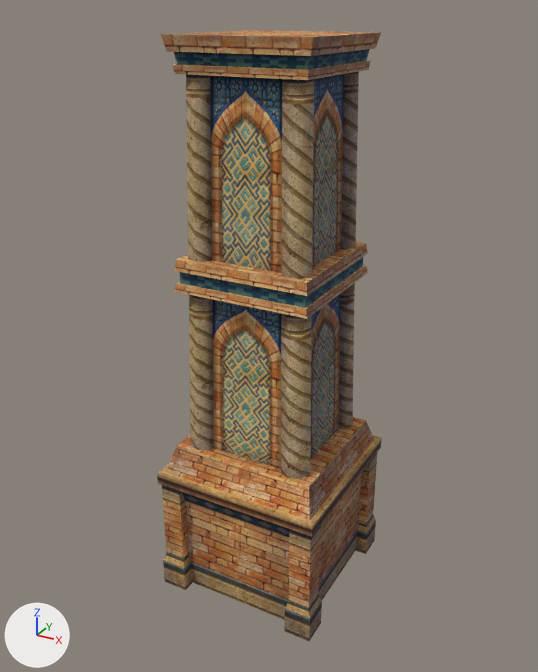
What one commit did to the glTF model Project/area/stage/1 sand oasis/data/environment/object/model/pillar/SquarePillarShort.gltf.
The view is the same before and after, from a camera (50 mm lens) standing at (5.8, -10.74, 5.34) and looking at (-0.08, -0.04, -0.01). Arrows for +X, +Y and +Z are at lower left; the lights stay in place.

The older version as bpy lines, for what is in view:
```python
ob_squarepillarshortmesh = bpy.data.objects.new('SquarePillarShortMesh', me_squarepillarshortmesh)
ob_squarepillarshortmesh.location = (0.0, 0.0, 0.0)
```
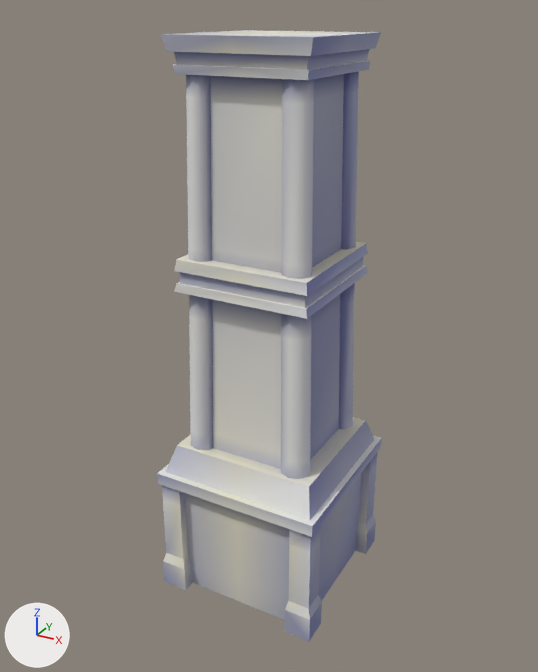
Location of each change, [x1, y1, x2, y2] in pixels of the pictures (538 x 672 px):
'SquarePillarShortMesh', surface changed (brown to grey): [157, 30, 382, 641] in both

Diff of the bpy script that builds the scene:
```diff
--- a/Project/area/stage/1 sand oasis/data/environment/object/model/pillar/SquarePillarShort.gltf.py
+++ b/Project/area/stage/1 sand oasis/data/environment/object/model/pillar/SquarePillarShort.gltf.py
@@ mat_pillar_2 @@
 n2 = _N.new('ShaderNodeMix'); n2.name = 'Mix'
 n2.inputs[0].default_value = 1.0  # 'Factor'
+n2.inputs[7].default_value = (0.8, 0.8, 0.8, 1.0)  # 'B', white #e7e7e7
 n3 = _N.new('ShaderNodeVertexColor'); n3.name = 'Color Attribute'
-n4 = _N.new('ShaderNodeTexImage'); n4.name = 'Image Texture'
-n4.image = img_pillar_2
 _L.new(n0.outputs[0], n1.inputs[0])  # 'BSDF' to 'Surface'
 _L.new(n2.outputs[2], n0.inputs[0])  # 'Result' to 'Base Color'
-_L.new(n3.outputs[0], n2.inputs[7])  # 'Color' to 'B'
-_L.new(n4.outputs[0], n2.inputs[6])  # 'Color' to 'A'
+_L.new(n3.outputs[0], n2.inputs[6])  # 'Color' to 'A'
@@ mat_pillar_1 @@
 n2 = _N.new('ShaderNodeMix'); n2.name = 'Mix'
 n2.inputs[0].default_value = 1.0  # 'Factor'
+n2.inputs[7].default_value = (0.8, 0.8, 0.8, 1.0)  # 'B', white #e7e7e7
 n3 = _N.new('ShaderNodeVertexColor'); n3.name = 'Color Attribute'
-n4 = _N.new('ShaderNodeTexImage'); n4.name = 'Image Texture'
-n4.image = img_pillar_1
 _L.new(n0.outputs[0], n1.inputs[0])  # 'BSDF' to 'Surface'
 _L.new(n2.outputs[2], n0.inputs[0])  # 'Result' to 'Base Color'
-_L.new(n3.outputs[0], n2.inputs[7])  # 'Color' to 'B'
-_L.new(n4.outputs[0], n2.inputs[6])  # 'Color' to 'A'
+_L.new(n3.outputs[0], n2.inputs[6])  # 'Color' to 'A'
```
